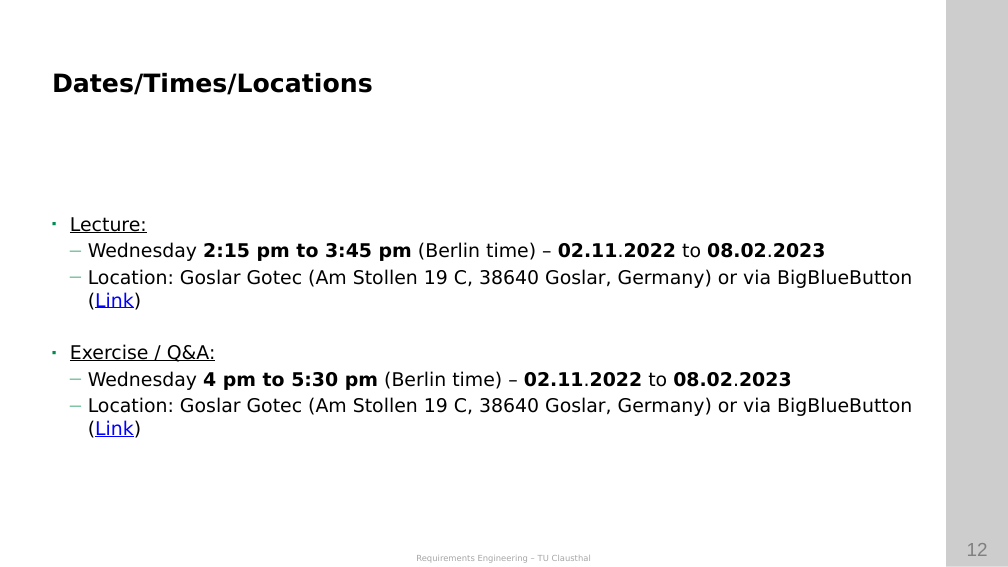
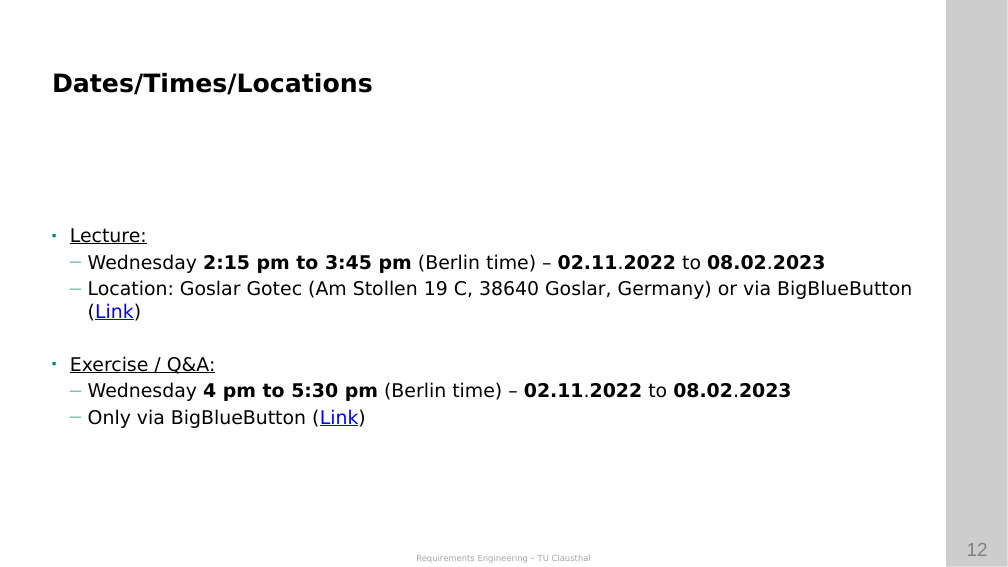
Before and after one commit to ETCE-LAB/teaching-material, a slide deck: slide 12 of Requirements-Engineering/RE-L00-Organization.pptx. Drawn at 1008x567 pixels with LibreOffice and Linux fonts; fonts in the diff are those of the drawing; background and template pictures are left out. Boxes give left, top, right and bottom in pixels: in the first picture for what was removed or moved away, otherwise in the second. Text is boxed around its words. In the diff, an @@ line names an element or a change of style, - is before the commit and + after.

Commit message:
Remove Gotec from exercise location slide

```diff
--- a/Requirements-Engineering/RE-L00-Organization.pptx
+++ b/Requirements-Engineering/RE-L00-Organization.pptx
@@ text at (88, 409, 366, 428): text changed @@
-  — Location: Goslar Gotec (Am Stollen 19 C, 38640 Goslar, Germany) or via BigBlueButton (Link)
+  — Only via BigBlueButton (Link)
```
Also in this commit, not shown: 1 other slide changed, 1 other file.
